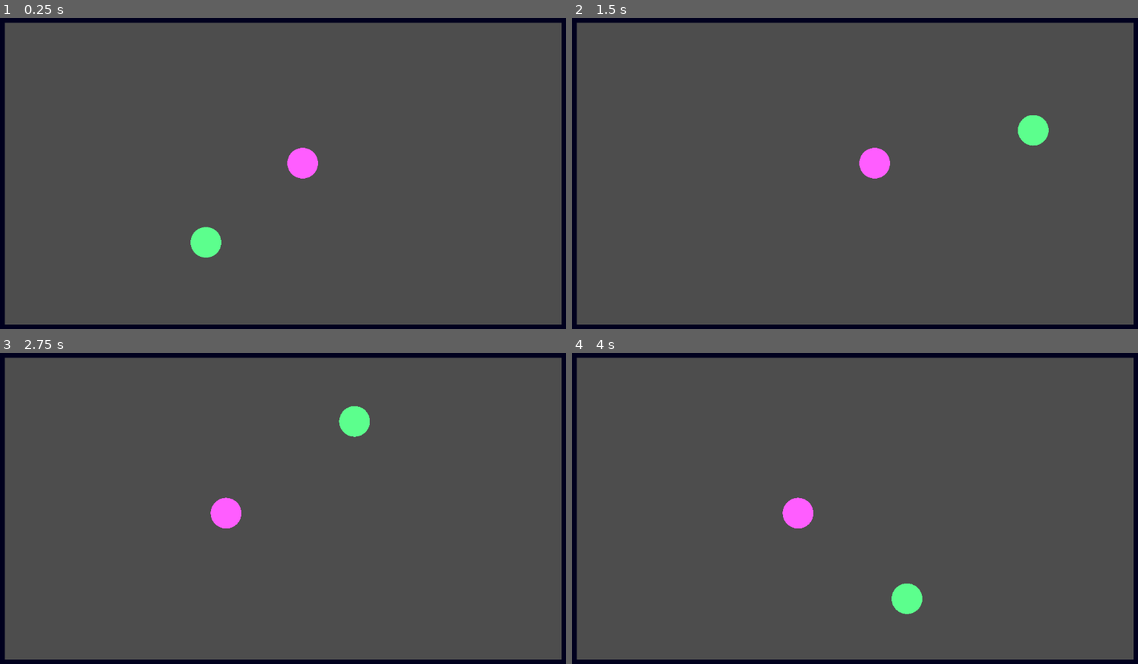
Above: before the commit, frames 1-4 (two rows, left to right).
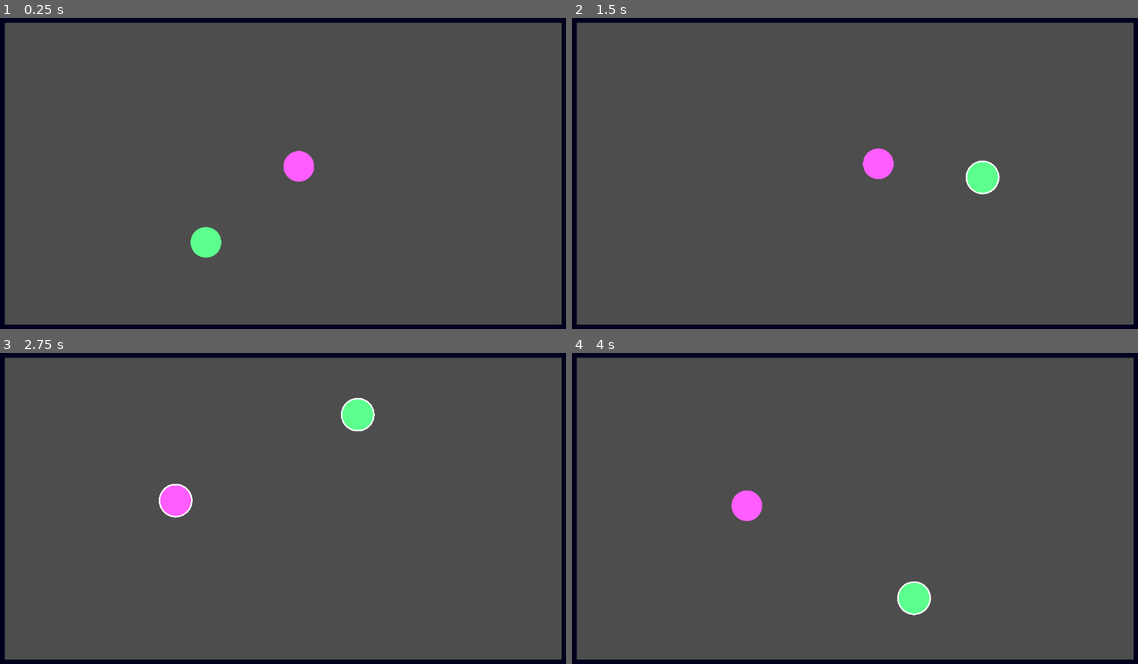
Above: after the commit, the same moments.

Repository: nezvers/Godot_Public_Examples
Game: Godot game, scene res://main.tscn
The game is run twice, just before and just after one commit, with the same random seed, the same clock (stepped at 60 frames per second) and the same inputs.
Inputs (mouse positions are in pixels of both pictures, inside the frame that each line leads up to):
- Up to frame 1 (0.25 s): no input
- Up to frame 2 (1.5 s): move the mouse to (985, 154) at 0.52 s; hold D (move_right) 0.53-1.28 s; click (985, 154) at 0.6 s; move the mouse to (736, 189) at 1.27 s; hold S (move_down) from 1.28 s (still down); click (736, 189) at 1.35 s
- Up to frame 3 (2.75 s): move the mouse to (345, 433) at 2.02 s; release S (move_down) at 2.03 s; hold D (move_right) from 2.03 s (still down); click (345, 433) at 2.1 s
- Up to frame 4 (4 s): move the mouse to (826, 573) at 2.77 s; release D (move_right) at 2.78 s; hold W (move_up) 2.78-3.53 s; click (826, 573) at 2.85 s; move the mouse to (1030, 558) at 3.52 s; hold A (move_left) from 3.53 s (still down); click (1030, 558) at 3.6 s

The runs differ from the first frame. In frame 1, 0.2% of the frame differs, in the area x 50-57%, y 41-53%; in frame 2, 1.1%; in frame 3, 1.3%, in the area x 28-67%, y 14-57%; in frame 4, 1.2%.

Commit message:
enemy stalking movement

Diff:
--- a/rigidbody_character_force/body/body.gd
+++ b/rigidbody_character_force/body/body.gd
@@ -14,9 +14,14 @@
 		return
 	is_pushed = value
 	is_push_changed.emit(value)
+	queue_redraw()
 	print(name, ": is_pushed = ", value)
 
 func push(impulse:Vector2)->void:
 	linear_velocity = impulse
 	got_push.emit(impulse)
 	set_is_pushed(true)
+
+func _draw()->void:
+	if is_pushed:
+		draw_circle(Vector2.ZERO, 33, Color.WHITE)
--- /dev/null
+++ b/rigidbody_character_force/enemies/enemy_stalking.gd
@@ -0,0 +1,8 @@
+extends Node
+
+@export var walk_velocity:WalkVelocity
+@export var player_body:Body
+@export var body:Body
+
+func _process(_delta: float) -> void:
+	walk_velocity.move_dir = (player_body.global_position - body.global_position).normalized()
--- a/rigidbody_character_force/main.tscn
+++ b/rigidbody_character_force/main.tscn
@@ -5,6 +5,7 @@
 [ext_resource type="Script" uid="uid://dc1s8orbmtv6f" path="res://player/input_impulse.gd" id="2_0xm2m"]
 [ext_resource type="Script" uid="uid://b46r1ts4t7cpm" path="res://utils/gravity.gd" id="2_7mycd"]
 [ext_resource type="PackedScene" uid="uid://fdmfk7kuv2yi" path="res://body/body.tscn" id="3_lquwl"]
+[ext_resource type="Script" uid="uid://b84t0xd7r6sev" path="res://enemies/enemy_stalking.gd" id="5_272bh"]
 [ext_resource type="Script" uid="uid://cdtbfugurdgc6" path="res://player/player_input.gd" id="5_lquwl"]
 
 [sub_resource type="RectangleShape2D" id="RectangleShape2D_0xm2m"]
@@ -49,6 +50,18 @@
 [node name="NPC" parent="." unique_id=981984537 instance=ExtResource("3_lquwl")]
 position = Vector2(613, 306)
 
+[node name="WalkVelocity" parent="NPC" index="3" unique_id=2050126848]
+walk_speed = 200.0
+acceleration = 1000.0
+deacceleration = 400.0
+push_resist = 200.0
+
+[node name="EnemyStalking" type="Node" parent="NPC" unique_id=1195574143 node_paths=PackedStringArray("walk_velocity", "player_body", "body")]
+script = ExtResource("5_272bh")
+walk_velocity = NodePath("../WalkVelocity")
+player_body = NodePath("../../Player")
+body = NodePath("..")
+
 [node name="Player" parent="." unique_id=2126218870 instance=ExtResource("3_lquwl")]
 position = Vector2(424, 461)
 
Not shown, added: rigidbody_character_force/enemies/enemy_stalking.gd.uid
